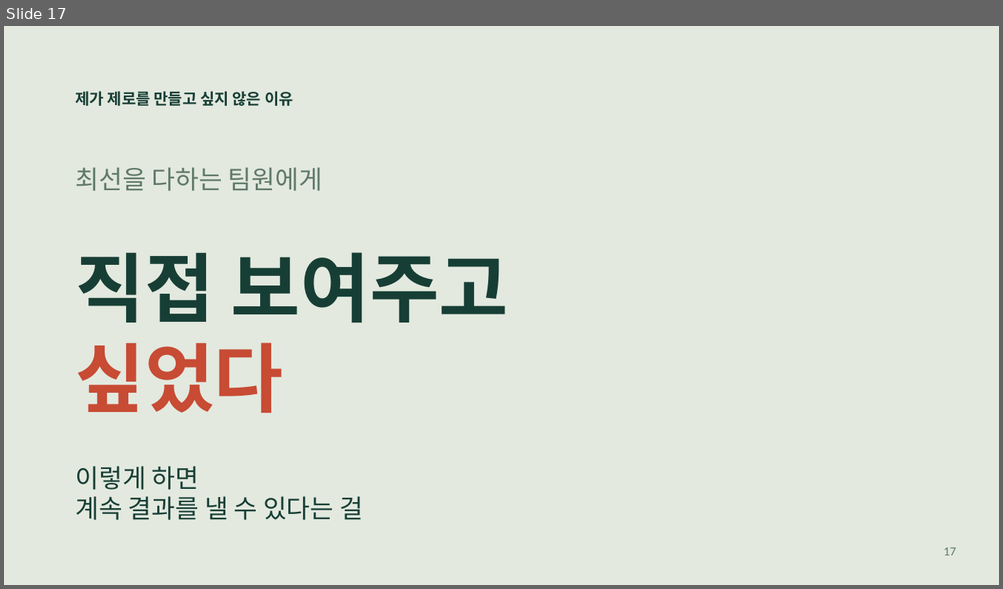
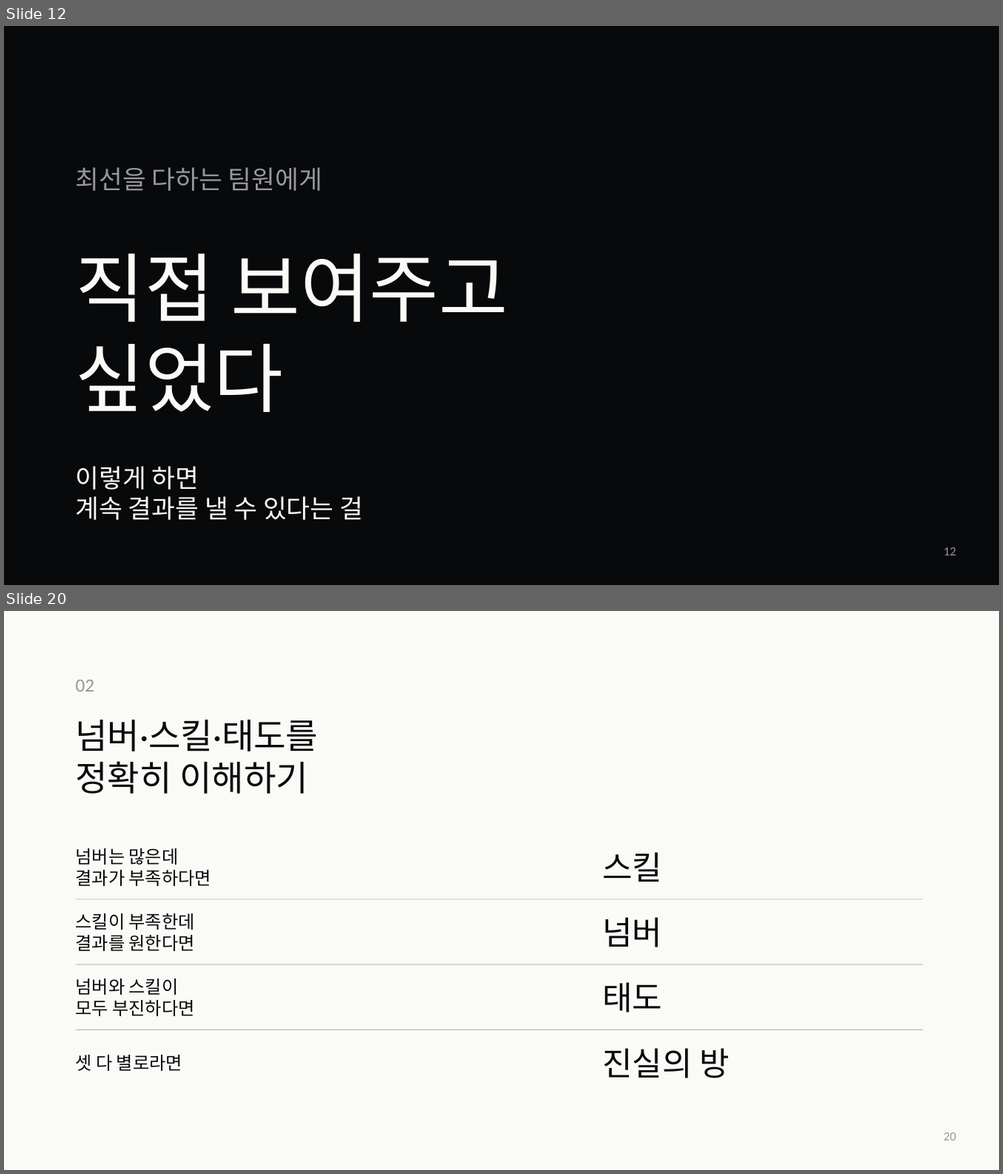
Before and after one commit to jaeyoung5178-bot/Presence, a slide deck: education/mentality/nozero400/NoZero-400Days.pptx. Shown one above the other, each under a label of ours: slide 17 before the commit, slides 12 and 20 after it; the slides between them are not shown. The pictures are 1003x589 and 1003x1174 pixels, drawn with LibreOffice and Linux fonts; fonts in the diff are those of the drawing. Boxes give left, top, right and bottom in pixels: in the first picture for what was removed or moved away, otherwise in the second. Text is boxed around its words. In the diff, an @@ line names an element or a change of style, - is before the commit and + after.

```diff
--- a/education/mentality/nozero400/NoZero-400Days.pptx
+++ b/education/mentality/nozero400/NoZero-400Days.pptx
@@ slide 20 added at (x1=4, y1=611, x2=999, y2=1170), background #FAFAF7 @@
@@ text added at (x1=76, y1=680, x2=95, y2=692), 18 pt, text #96989B @@
+02
@@ text added at (x1=76, y1=720, x2=318, y2=794), 33.8 pt, text #08090B @@
+넘버·스킬·태도를
+정확히 이해하기
@@ text added at (x1=76, y1=849, x2=211, y2=886), 17.2 pt, text #08090B @@
+넘버는 많은데
+결과가 부족하다면
@@ text added at (x1=602, y1=852, x2=662, y2=882), 31.5 pt, text #08090B @@
+스킬
@@ rectangle added at (x1=76, y1=899, x2=922, y2=900), fill #96989B @@
@@ text added at (x1=76, y1=914, x2=195, y2=951), 17.2 pt, text #08090B @@
+스킬이 부족한데
+결과를 원한다면
@@ text added at (x1=602, y1=917, x2=662, y2=948), 31.5 pt, text #08090B @@
+넘버
@@ rectangle added at (x1=76, y1=965, x2=922, y2=965), fill #96989B @@
@@ text added at (x1=76, y1=979, x2=194, y2=1017), 17.2 pt, text #08090B @@
+넘버와 스킬이
+모두 부진하다면
@@ text added at (x1=602, y1=982, x2=662, y2=1013), 31.5 pt, text #08090B @@
+태도
@@ rectangle added at (x1=76, y1=1030, x2=922, y2=1031), fill #96989B @@
@@ text added at (x1=602, y1=1048, x2=730, y2=1079), 31.5 pt, text #08090B @@
+진실의 방
@@ text added at (x1=76, y1=1055, x2=182, y2=1071), 17.2 pt, text #08090B @@
+셋 다 별로라면
@@ text added at (x1=943, y1=1133, x2=956, y2=1141), 12 pt, text #96989B @@
+20
@@ what was slide 17 is now slide 12 @@
@@ slide 12 changed as well @@
@@ background #E3E9DF to #08090B @@
@@ text removed at (x1=76, y1=91, x2=293, y2=106) @@
-제가 제로를 만들고 싶지 않은 이유
@@ text "최선을 다하는 팀원에게" at (x1=76, y1=167, x2=322, y2=191): text colour #607969 to #96989B @@
@@ text "직접 보여주고" at (x1=76, y1=253, x2=509, y2=412): text colour #173E35 to #FAFAF7 in "직접 보여주고"; bold off; text colour #C84B34 to #FAFAF7 in "싶었다" @@
@@ text "이렇게 하면" at (x1=76, y1=466, x2=363, y2=520): text colour #173E35 to #FAFAF7 @@
@@ text at (x1=943, y1=548, x2=956, y2=556): text changed; text colour #607969 to #96989B @@
-17
+12
```
Also in this commit, not shown: 6 other slides changed, 27 other slides added, 12 slides removed, 26 other files.
